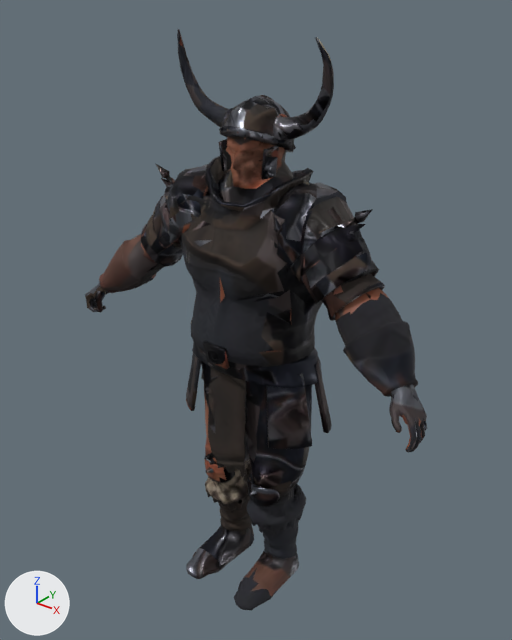
A saved change to the glTF model public/assets/models/enemy_marauder_iron.glb.
Both versions are drawn from a 50 mm lens placed at (1.44, -1.79, 2.24), pointed at (-0.01, 0.02, 1.12). Lighting does not change. The marker at lower left points along +X, +Y and +Z. The picture after the commit comes second. Vertices at exactly the same position are counted once.

The scene before the commit, as lines of its bpy script (objects in view):
```python
me_enemy_marauder_iron_mesh = bpy.data.meshes.new('enemy_marauder_iron_mesh')
me_enemy_marauder_iron_mesh.from_pydata(...)  # 7610 vertices, 15215 faces; spans x -0.74..0.75, y -0.26..0.22, z 0.0..2.09
me_enemy_marauder_iron_mesh.materials.append(mat_m_enemy_marauder_iron)
ob_enemy_marauder_iron_mesh = bpy.data.objects.new('enemy_marauder_iron_mesh', me_enemy_marauder_iron_mesh)
ob_enemy_marauder_iron_mesh.location = (0.0, 0.0, 0.0)
```
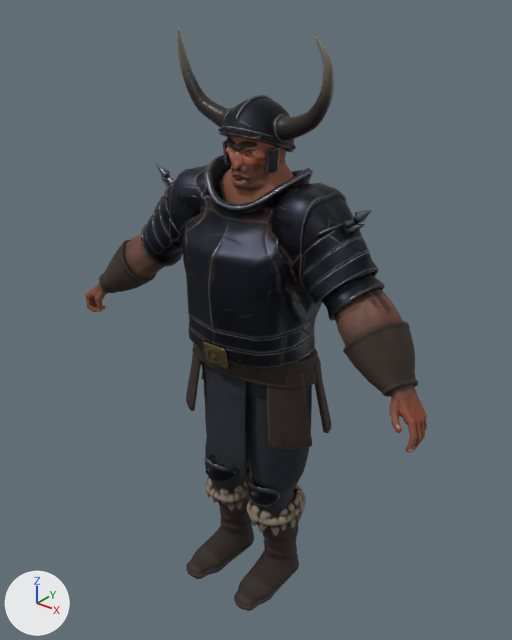
Boxes [x1, y1, x2, y2] around the edits, measured in the pictures (512 x 640 px; the box of a moved part takes in the faces that stretch with it):
'enemy_marauder_iron_mesh', reshaped: before [85, 29, 427, 610]; after [85, 29, 427, 611]
part 1 of me_enemy_marauder_iron_mesh, moved or reshaped: before [178, 37, 322, 610]; after [173, 37, 322, 611]
part 2 of me_enemy_marauder_iron_mesh, surface changed: [85, 29, 427, 609] in both

The change, as a list of edits to the scene's bpy script:
```text
Change me_enemy_marauder_iron_mesh:
    where me_enemy_marauder_iron_mesh.from_pydata(...)  # 7610 vertices, 15215 faces; spans x -0.74..0.75, y -0.26..0.22, z 0.0..2.09
    used by ob_enemy_marauder_iron_mesh; location = (0.0, 0.0, 0.0)
    me_enemy_marauder_iron_mesh part 1: 77 vertices moved from x -0.23..0.26, y -0.21..0.13, z 0.02..2.08 to x -0.23..0.26, y -0.21..0.13, z 0.01..2.08; 435 vertices removed from x -0.28..0.26, y -0.25..0.22, z 0.0..2.05; 434 vertices added at x -0.28..0.26, y -0.25..0.22, z 0.0..2.09
    me_enemy_marauder_iron_mesh part 2: 13447 kept faces spanning x -0.74..0.75, y -0.26..0.22, z 0.0..2.09 get new texture (UV) coordinates
```
